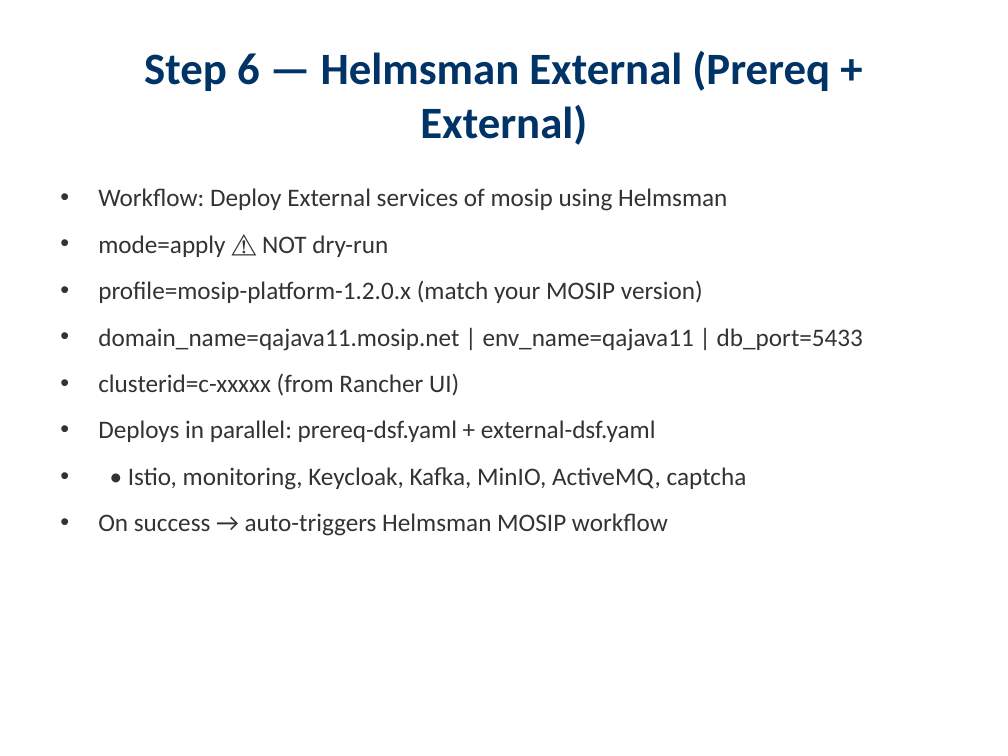
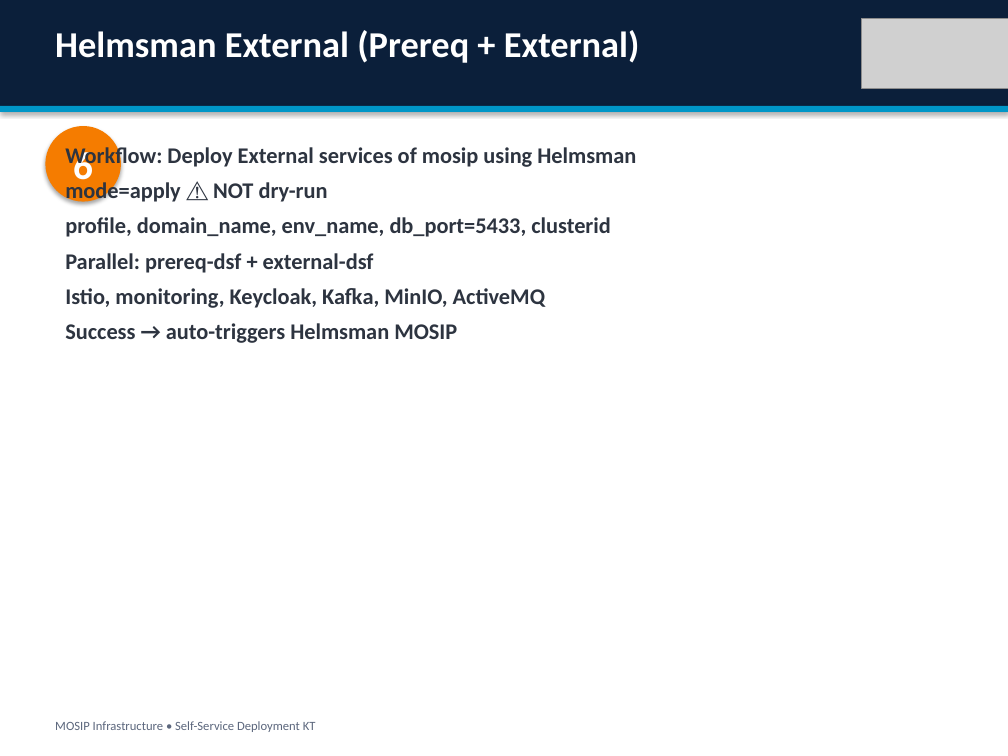
Before and after one commit to Ivanmeneges/infra, a slide deck: slide 18 of docs/presentations/MOSIP_New_Environment_Deployment_KT.pptx (slide 16 before the commit). Drawn at 1008x756 pixels with LibreOffice and Linux fonts; fonts in the diff are those of the drawing; grey boxes stand for pictures. Boxes give left, top, right and bottom in pixels: in the first picture for what was removed or moved away, otherwise in the second. Text is boxed around its words. In the diff, an @@ line names an element or a change of style, - is before the commit and + after.

```diff
--- a/docs/presentations/MOSIP_New_Environment_Deployment_KT.pptx
+++ b/docs/presentations/MOSIP_New_Environment_Deployment_KT.pptx
@@ rectangle added at [0,0,1008,756], fill #FFFFFF @@
@@ rectangle added at [0,0,1008,106], fill #0B1F3A @@
@@ picture added at [862,18,1008,89] @@
@@ text at [55,30,640,63]: text changed; size 32 to 26 pt; text colour #003366 to #FFFFFF @@
-Step 6 — Helmsman External (Prereq + External)
+Helmsman External (Prereq + External)
@@ rectangle added at [0,106,1008,112], fill #0096C7 @@
@@ ellipse added at [45,126,121,202], fill #F57C00, 28 pt, text #FFFFFF, bold @@
+6
@@ text "Workflow: Deploy External services of ...": place and size @@
-text "Workflow: Deploy External services of ..." at [98,188,863,536]
+text "Workflow: Deploy External services of ..." at [65,144,636,343]
@@ text at [65,144,636,204]: size 18 to 16 pt, text colour #333333 to #2D3440, bold on in "Workflow: Deploy External services of mosip using ...", "mode=apply ⚠️ NOT dry-run"; bullet • to none; less space between paragraphs @@
@@ text at [65,217,611,343]: text changed; size 18 to 16 pt; text colour #333333 to #2D3440; bold on @@
-• profile=mosip-platform-1.2.0.x (match your MOSIP version)
-• domain_name=qajava11.mosip.net | env_name=qajava11 | db_port=5433
-• clusterid=c-xxxxx (from Rancher UI)
-• Deploys in parallel: prereq-dsf.yaml + external-dsf.yaml
-• • Istio, monitoring, Keycloak, Kafka, MinIO, ActiveMQ, captcha
-• On success → auto-triggers Helmsman MOSIP workflow
+profile, domain_name, env_name, db_port=5433, clusterid
+Parallel: prereq-dsf + external-dsf
+Istio, monitoring, Keycloak, Kafka, MinIO, ActiveMQ
+Success → auto-triggers Helmsman MOSIP
@@ text added at [55,721,316,732], 9 pt, text #5C677D @@
+MOSIP Infrastructure • Self-Service Deployment KT
```
Also in this commit, not shown: 16 other slides changed, 8 slides added, 8 slides removed, 2 other files.
